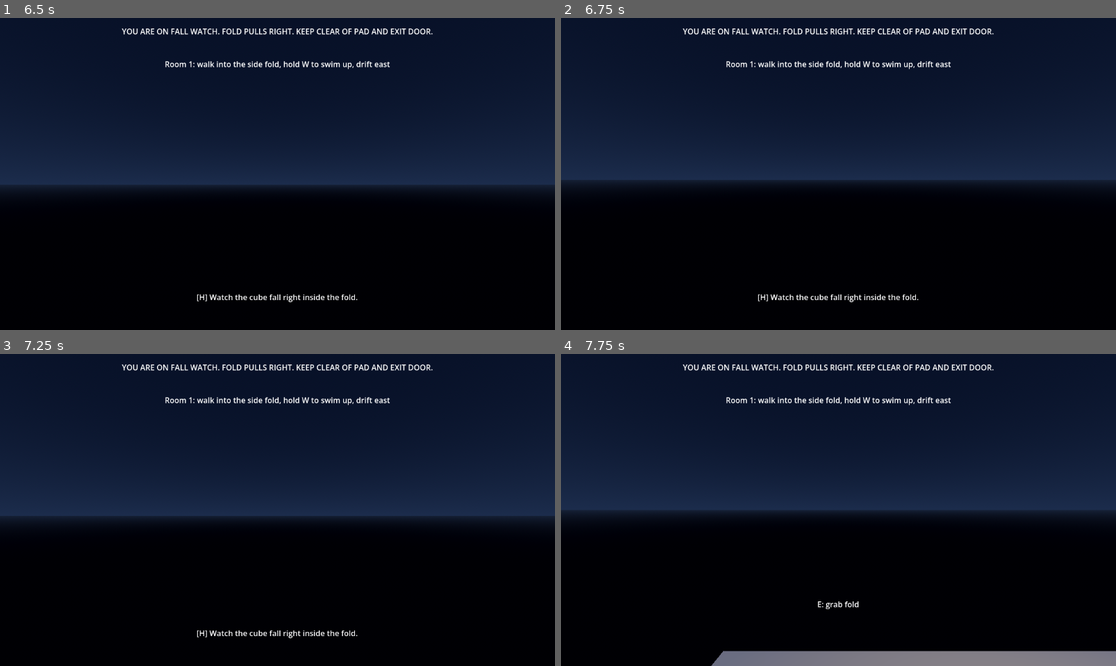
Above: before the commit, frames 1-4 (two rows, left to right).
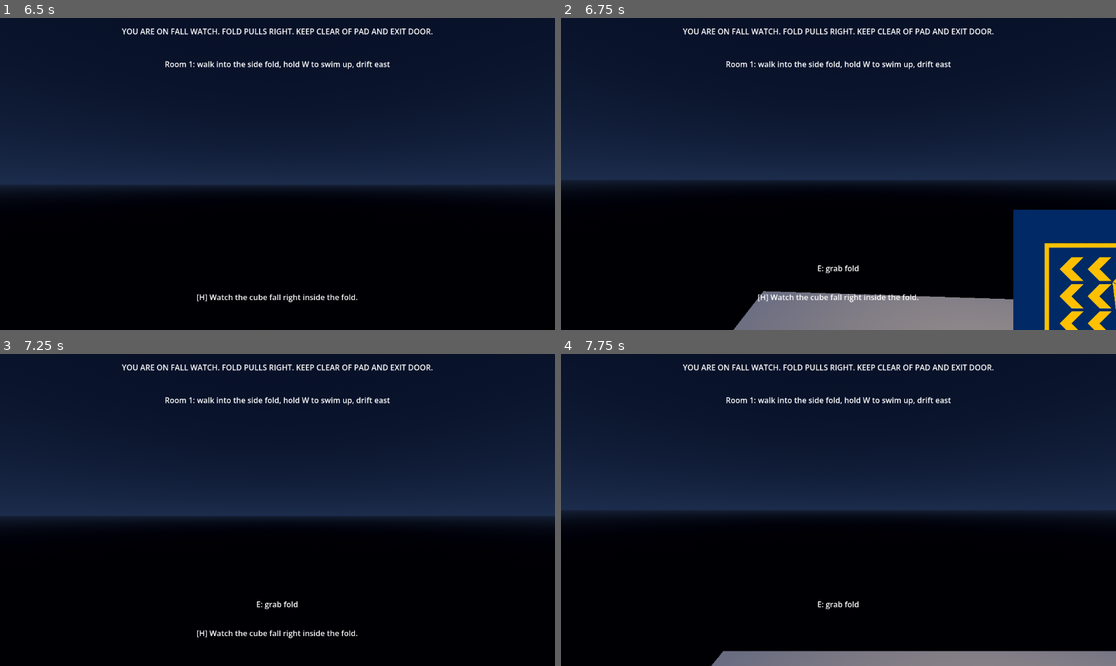
Above: after the commit, the same moments.

Repository: phsuroviec/gravit
Game: Godot game, scene res://main.tscn
The game is run twice, just before and just after one commit, with the same random seed, the same clock (stepped at 60 frames per second) and the same inputs.
Inputs (mouse positions are in pixels of both pictures, inside the frame that each line leads up to):
- Up to frame 1 (6.5 s): tap Enter (ui_accept) at 0.5, 0.77, 1.52, 3.02, 3.5, 3.77, 4.52, 5, 5.75, 6.02 s; move the mouse to (399, 158) at 0.52 s; hold Right (ui_right) 0.53-1.28 s; tap T at 0.6, 4.35 s; click (399, 158) at 0.67 s; move the mouse to (249, 174) at 1.27 s; hold Up (ui_up) 1.28-5.78 s; tap H at 1.35, 5.1 s; move the mouse to (288, 167) at 2.02 s; tap E at 2.1, 5.85 s; move the mouse to (271, 180) at 2.77 s; tap X at 2.85 s; move the mouse to (316, 177) at 3.52 s; tap R at 3.6 s; move the mouse to (233, 170) at 4.27 s; move the mouse to (283, 174) at 5.02 s; move the mouse to (255, 167) at 5.77 s; hold Right (ui_right) from 5.78 s (still down)
- Up to frame 2 (6.75 s): tap Enter (ui_accept) at 6.5 s; move the mouse to (866, 174) at 6.52 s; release Right (ui_right) at 6.53 s; hold Up (ui_up) from 6.53 s (still down); tap X at 6.6 s
- Up to frame 3 (7.25 s): keep holding Up (ui_up); tap Enter (ui_accept) at 6.77 s
- Up to frame 4 (7.75 s): keep holding Up (ui_up); move the mouse to (810, 510) at 7.27 s; tap R at 7.35 s; tap Enter (ui_accept) at 7.52 s

Frame 1 is identical in both runs. In frame 2, 13% of the frame differs, in the area x 31-100%, y 61-100%; in frame 3, less than 0.1%; in frame 4, nothing differs.

Commit message:
T19: fall respawn at last safe ground

Diff:
--- a/game/scripts/player.gd
+++ b/game/scripts/player.gd
@@ -16,6 +16,9 @@
 var active_scopes: Array = []
 var carried_fold = null
 var _was_airborne := false
+const KILL_Y := -12.0
+var last_safe_pos := Vector3(-4, 1, 0)
+var _safe_cool := 0
 
 func _ready() -> void:
 	# Rooms wire their own children in their _ready, which runs before this
@@ -139,8 +142,30 @@
 	f.break_fold(room, active_scopes)
 	f.free()
 
+# Fall recovery: last stable ground wins, whole-run restart not required.
+func _track_ground() -> void:
+	if is_on_floor():
+		_safe_cool += 1
+		if _safe_cool >= 60:
+			_safe_cool = 0
+			last_safe_pos = position
+	else:
+		_safe_cool = 0
+
+func needs_respawn() -> bool:
+	return position.y < KILL_Y
+
+func respawn() -> void:
+	position = last_safe_pos
+	velocity = Vector3.ZERO
+	_was_airborne = false
+
 func _physics_process(delta: float) -> void:
 	_discard_dead_fold()
+	_track_ground()
+	if needs_respawn():
+		respawn()
+		return
 	var g := scope_gravity()
 	var cf := FoldScope.applied_clock_factor(self, active_scopes)
 	align_to_gravity(g)
--- a/game/tests/test_runner.gd
+++ b/game/tests/test_runner.gd
@@ -8,6 +8,7 @@
 const ScopeBody = preload("res://scripts/scope_body.gd")
 const FoldBox = preload("res://fold_box.tscn")
 const Sfx = preload("res://scripts/sfx.gd")
+const Player = preload("res://scripts/player.gd")
 
 const GRAV := 9.8
 
@@ -24,6 +25,7 @@
 	test_vii_carry_place_break()
 	test_viii_telegraphing()
 	test_ix_content_wired()
+	test_x_fall_respawn()
 	if _failures == 0:
 		print("=== ALL 4 INVARIANTS PASSED ===")
 		quit(0)
@@ -293,3 +295,17 @@
 				ok = false
 		_assert(ok, "(ix) plates textured in " + path.get_file())
 		room.free()
+
+# Invariant (x): falling below the world returns to last safe ground.
+func test_x_fall_respawn() -> void:
+	var player = Player.new()
+	player.position = Vector3(0, -20, 0)
+	_assert(player.needs_respawn() == true, "(x) deep fall needs respawn")
+	player.position = Vector3(0, 1, 0)
+	_assert(player.needs_respawn() == false, "(x) normal play needs nothing")
+	player.last_safe_pos = Vector3(9, 1, 0)
+	player.position = Vector3(9, -20, 0)
+	player.respawn()
+	_assert(player.position.is_equal_approx(Vector3(9, 1, 0)), "(x) respawn returns to safe ground")
+	_assert(player.velocity.is_zero_approx(), "(x) respawn zeroes velocity")
+	player.free()
Not shown, added: .ccgram-uploads/20261027-1706-47.6692573.mp4
Not shown, added: .ccgram-uploads/photo_20261027_170323_AQADNRVr.jpg
Not shown, added: .ccgram-uploads/photo_20261027_170356_AQADORVr.jpg
Not shown, added: tickets/t19.md
